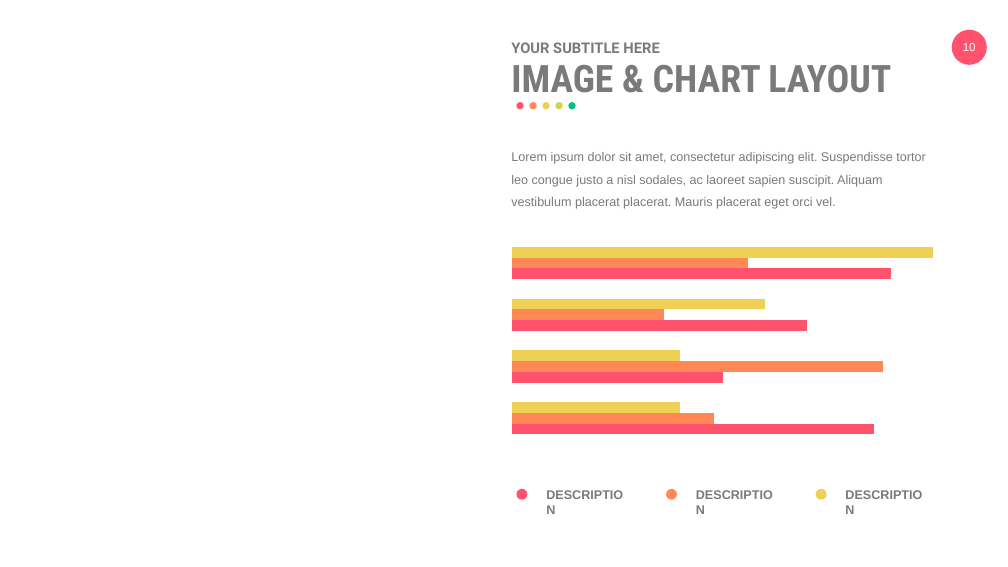
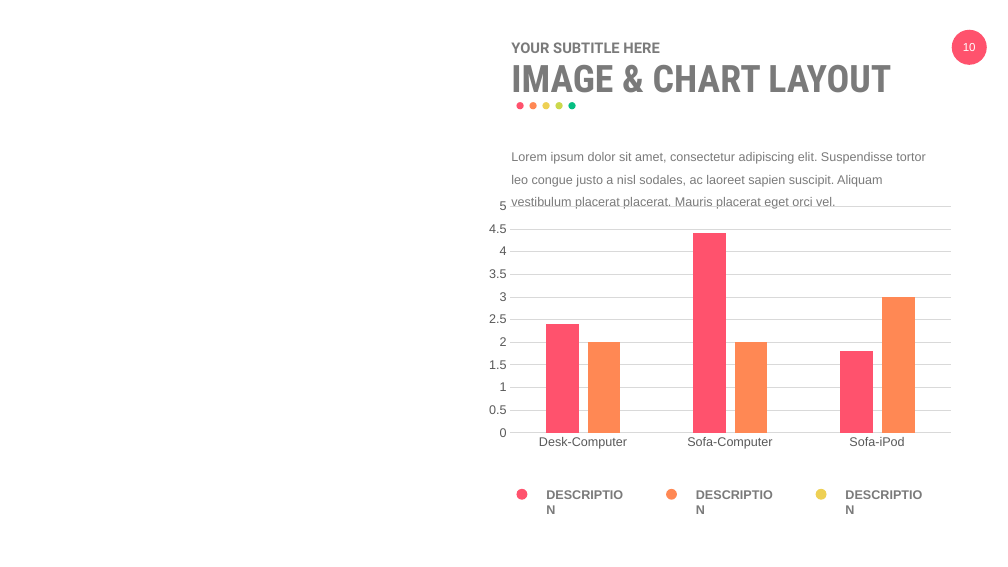
Before and after one commit to eemintz/ResearchML, a slide deck: slide 10 of PresentationEliyahuMintz.pptx. Drawn at 1008x567 pixels with LibreOffice and Linux fonts; fonts in the diff are those of the drawing. Boxes give left, top, right and bottom in pixels: in the first picture for what was removed or moved away, otherwise in the second. Text is boxed around its words. In the diff, an @@ line names an element or a change of style, - is before the commit and + after.

```diff
--- a/PresentationEliyahuMintz.pptx
+++ b/PresentationEliyahuMintz.pptx
@@ bar chart at [479, 194, 960, 454] @@
@@ bar chart to column chart @@
-categories: 1, 2, 3, 4
+categories: Desk-Computer, Sofa-Computer, Sofa-iPod
-Series 1: 86, 50, 70, 90
+Series 1: 2.4, 4.4, 1.8
-Series 2: 48, 88, 36, 56
+Series 2: 2, 2, 3
-Series 3: 40, 40, 60, 100
@@ category axis changed @@
@@ value axis changed @@
@@ bar spacing changed @@
@@ column chart: place and size @@
-column chart at [501, 233, 1008, 449]
+column chart at [479, 194, 960, 454]
```
Also in this commit, not shown: 11 other slides changed, 1 slide added, 1 slide removed.
